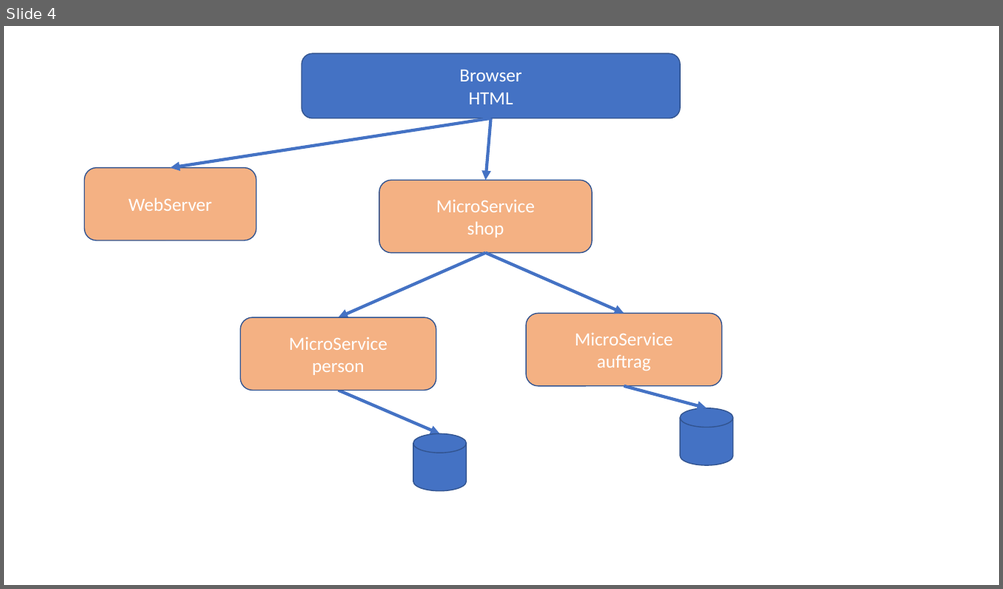
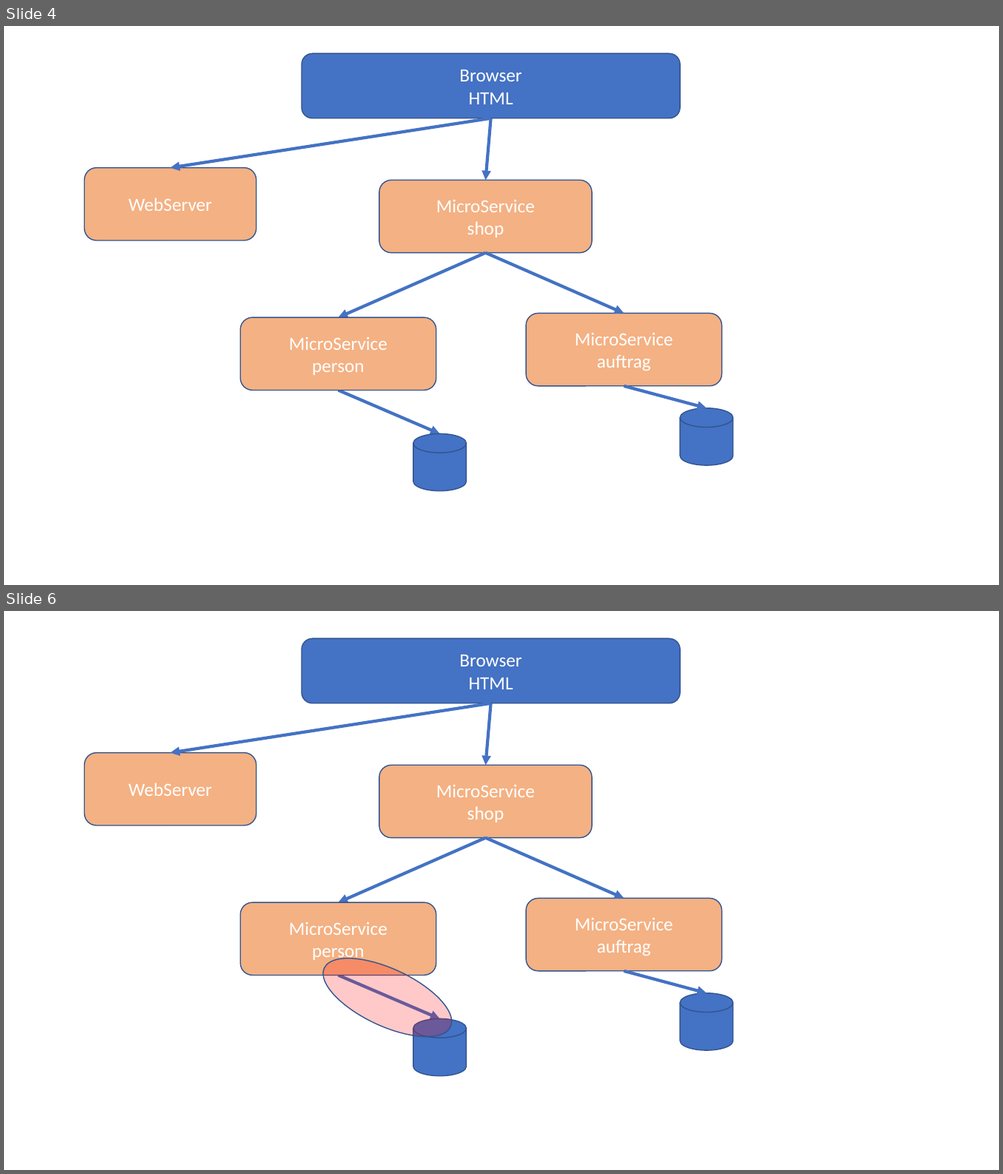
Before and after one commit to igeldo/PR4-SoSe23, a slide deck: Architektur.pptx. Shown one above the other, each under a label of ours: slide 4 before the commit, slides 4 and 6 after it; the slides between them are not shown. The pictures are 1003x589 and 1003x1174 pixels, drawn with LibreOffice and Linux fonts; fonts in the diff are those of the drawing. Boxes give left, top, right and bottom in pixels: in the first picture for what was removed or moved away, otherwise in the second. Text is boxed around its words. In the diff, an @@ line names an element or a change of style, - is before the commit and + after.

```diff
--- a/Architektur.pptx
+++ b/Architektur.pptx
@@ slide 6 added at box(4, 611, 999, 1170), background #FFFFFF @@
@@ rounded rectangle added at box(301, 638, 680, 703), fill #4472C4, outline #325491 1 pt, 18 pt, text #FFFFFF @@
+Browser
+HTML
@@ arrow added from (490, 703) to (170, 753), #4472C4 3 pt @@
@@ arrow added from (490, 703) to (485, 766), #4472C4 3 pt @@
@@ rounded rectangle added at box(85, 753, 256, 826), fill #F4B183, outline #325491 1 pt, 18 pt, text #FFFFFF @@
+WebServer
@@ rounded rectangle added at box(379, 766, 592, 839), fill #F4B183, outline #325491 1 pt, 18 pt, text #FFFFFF @@
+MicroService
+shop
@@ arrow added from (485, 838) to (338, 903), #4472C4 3 pt @@
@@ arrow added from (485, 838) to (624, 898), #4472C4 3 pt @@
@@ rounded rectangle added at box(526, 898, 722, 971), fill #F4B183, outline #325491 1 pt, 18 pt, text #FFFFFF @@
+MicroService
+auftrag
@@ rounded rectangle added at box(241, 903, 436, 976), fill #F4B183, outline #325491 1 pt, 18 pt, text #FFFFFF @@
+MicroService
+person
@@ ellipse added at box(312, 943, 463, 1054), fill #FF0000 at 21% opacity, outline #325491 1 pt @@
@@ arrow added from (338, 976) to (440, 1019), #4472C4 3 pt @@
@@ arrow added from (624, 971) to (706, 994), #4472C4 3 pt @@
@@ cylinder added at box(680, 994, 733, 1051), fill #4472C4, outline #325491 1 pt @@
@@ cylinder added at box(413, 1019, 466, 1076), fill #4472C4, outline #325491 1 pt @@
```
Also in this commit, not shown: 2 other slides added, 10 other files.
